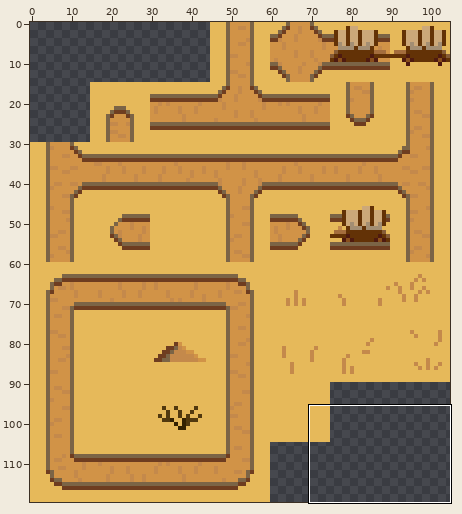
Two states of a sprite sheet, src/main/resources/fantasyDesertPath.png. The picture above shows the old version from afar; the outline marks the close-up.
Close-up. Before:
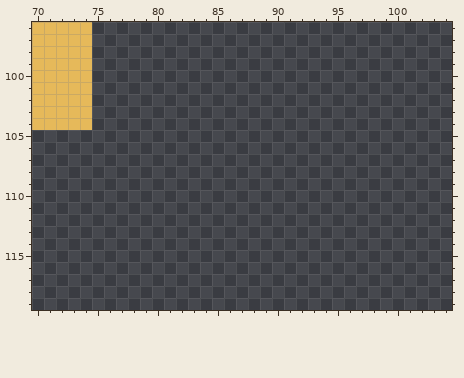
The file is 105x120 pixels. Shown: x 70..104, y 96..119.
Once edited:
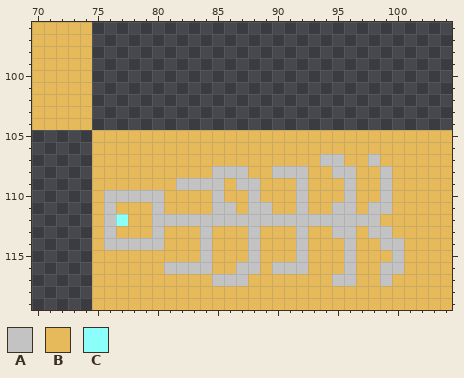
Palette (. is transparent): A #c3c3c3  B #e6b95a  C #8cfffb
What changed:
{"y":105,"x":75,"old":"..............................","new":"BBBBBBBBBBBBBBBBBBBBBBBBBBBBBB"}
{"y":106,"x":75,"old":"..............................","new":"BBBBBBBBBBBBBBBBBBBBBBBBBBBBBB"}
{"y":107,"x":75,"old":"..............................","new":"BBBBBBBBBBBBBBBBBBBAABBABBBBBB"}
{"y":108,"x":75,"old":"..............................","new":"BBBBBBBBBBAAABBAAABBAABBABBBBB"}
{"y":109,"x":75,"old":"..............................","new":"BBBBBBBAAAABAABBBABBBABBABBBBB"}
{"y":110,"x":75,"old":"..............................","new":"BAAAAABBBBABBABBBABBBABBABBBBB"}
{"y":111,"x":75,"old":"..............................","new":"BABBBABBBBAABAABBABBAABAABBBBB"}
{"y":112,"x":75,"old":"..............................","new":"BACBBAAAAAAAAAAAAAAAAAAABBBBBB"}
{"y":113,"x":75,"old":"..............................","new":"BABBBABBBABBBABBBABBAABAABBBBB"}
{"y":114,"x":75,"old":"..............................","new":"BAAAAABBBABBBABBBABBBABBAABBBB"}
{"y":115,"x":75,"old":"..............................","new":"BBBBBBBBBABBBABBBABBBABBBABBBB"}
{"y":116,"x":75,"old":"..............................","new":"BBBBBBAAAABBAABAAABBBABBAABBBB"}
{"y":117,"x":75,"old":"..............................","new":"BBBBBBBBBBAAABBBBBBBAABBABBBBB"}
{"y":118,"x":75,"old":"..............................","new":"BBBBBBBBBBBBBBBBBBBBBBBBBBBBBB"}
{"y":119,"x":75,"old":"..............................","new":"BBBBBBBBBBBBBBBBBBBBBBBBBBBBBB"}
{"label":"added","picture_box":[92,130,452,310]}
